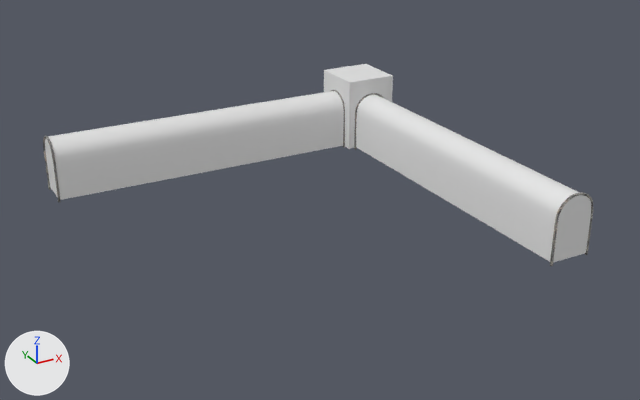
What one commit did to the Blender file Blender_Projects/Radiophobia_Levels/Tunnel.blend.
Both versions are drawn from a 50 mm lens placed at (-12.67, -13.1, 8.66), pointed at (-3.56, 3.46, 0.38). Lighting does not change. The marker at lower left points along +X, +Y and +Z. Mesh edges are drawn as thin lines on the coarser meshes.

Objects in the first picture: 'Box', 'Walls', 'Walls_1'.
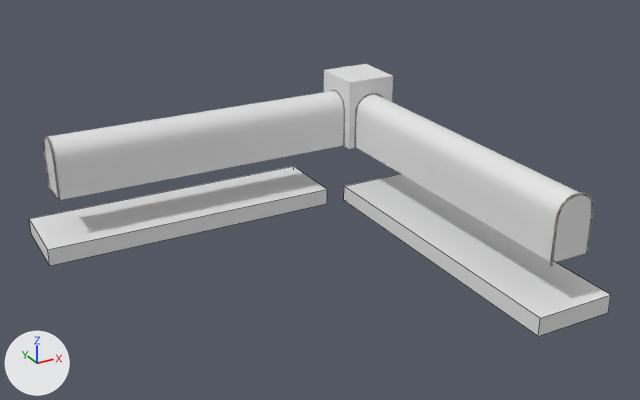
Pixel boxes (x1, y1, x2, y2) of what changed, in the pictures (640 x 400 px):
'LG_1', added: after (344, 174, 611, 336)
'LG_2', added: after (29, 166, 327, 266)

The edits, one by one:
Mesh me_cube_009 is new.
It is a box spanning x -1.0..6.68, y -1.37..0.65, z 0.56..1.0.
Mesh me_cube_008 is new.
It is a box spanning x -1.0..1.0, y -1.37..6.72, z 0.56..1.0.
Object 'LG_2' (ob_lg_2) is new; it shows me_cube_009.
Its location is (-8.22, 8.11, -1.99).
Object 'LG_1' (ob_lg_1) is new; it shows me_cube_008.
Its location is (0.0, 0.0, -1.99).
